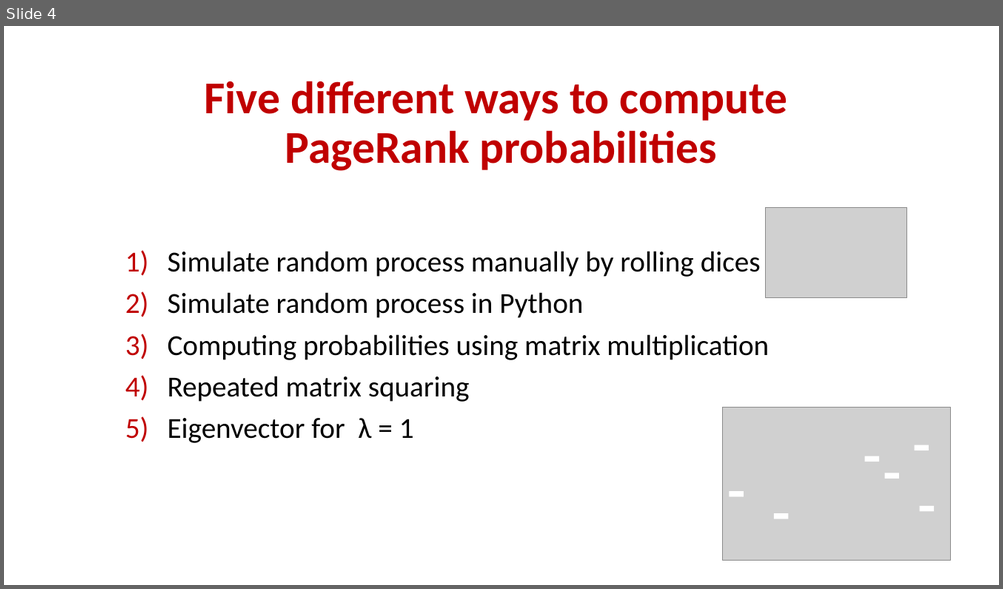
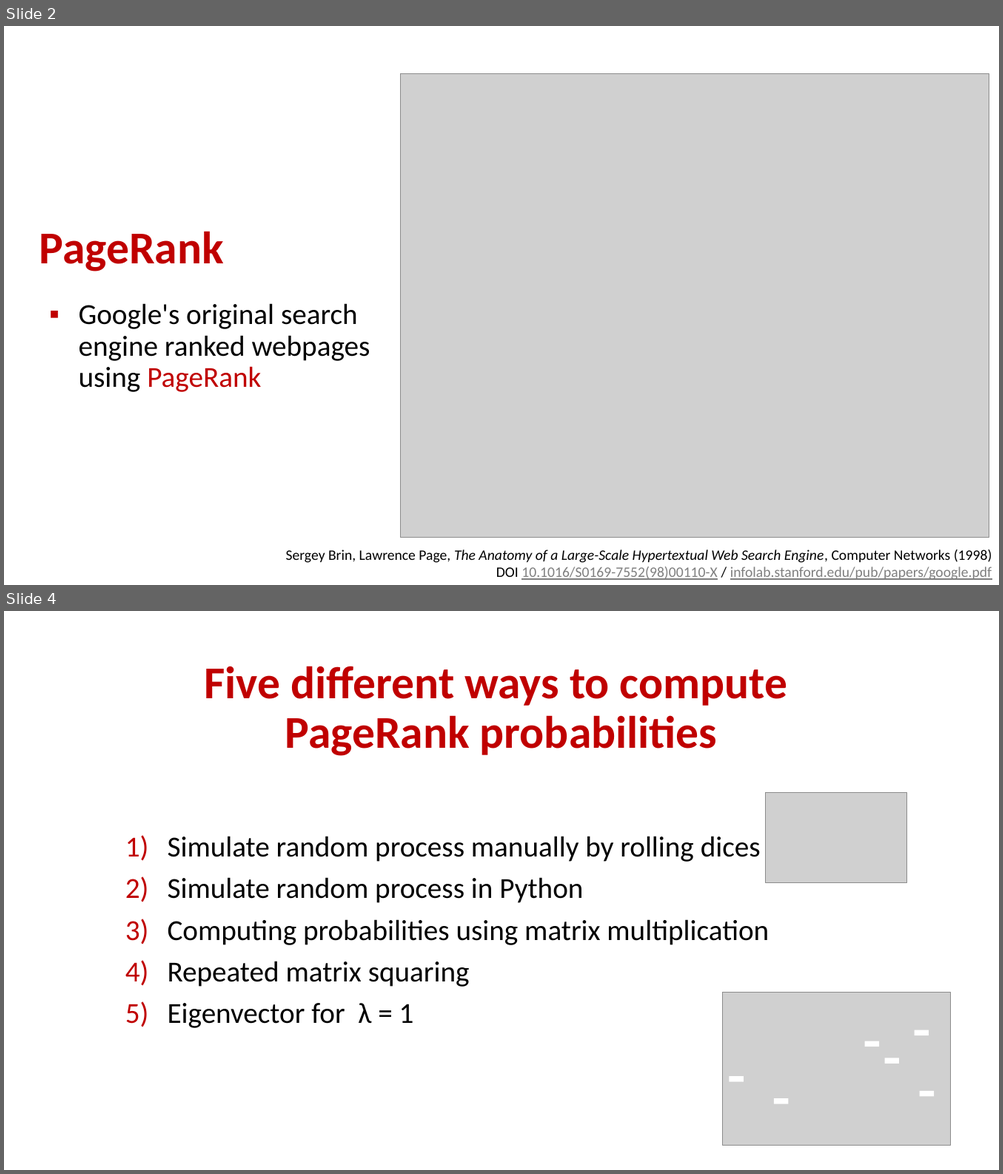
Before and after one commit to gsbrodal/gsbrodal.github.io, a slide deck: ipsa/slides/linear_programming.pptx. Shown one above the other, each under a label of ours: slide 4 before the commit, slides 2 and 4 after it; the slides between them are not shown. The pictures are 1003x589 and 1003x1174 pixels, drawn with LibreOffice and Linux fonts; fonts in the diff are those of the drawing; grey boxes stand for pictures. Boxes give left, top, right and bottom in pixels: in the first picture for what was removed or moved away, otherwise in the second. Text is boxed around its words. In the diff, an @@ line names an element or a change of style, - is before the commit and + after.

```diff
--- a/ipsa/slides/linear_programming.pptx
+++ b/ipsa/slides/linear_programming.pptx
@@ slide 2 added at [4, 26, 999, 585], background #FFFFFF @@
@@ picture added at [400, 74, 988, 538] @@
@@ title added at [40, 231, 224, 272], 44 pt, text #C00000, bold @@
+PageRank
@@ text added at [79, 304, 370, 392], 28 pt, text #000000 @@
+▪ Google's original search engine ranked webpages using PageRank
@@ text added at [286, 550, 992, 580], 14 pt, text #000000 @@
+Sergey Brin, Lawrence Page, The Anatomy of a Large-Scale Hypertextual Web Search Engine, Computer Networks (1998)
+DOI 10.1016/S0169-7552(98)00110-X / infolab.stanford.edu/pub/papers/google.pdf
```
Also in this commit, not shown: 16 slides changed, 2 other slides added, 1 slide removed, 4 other files.
